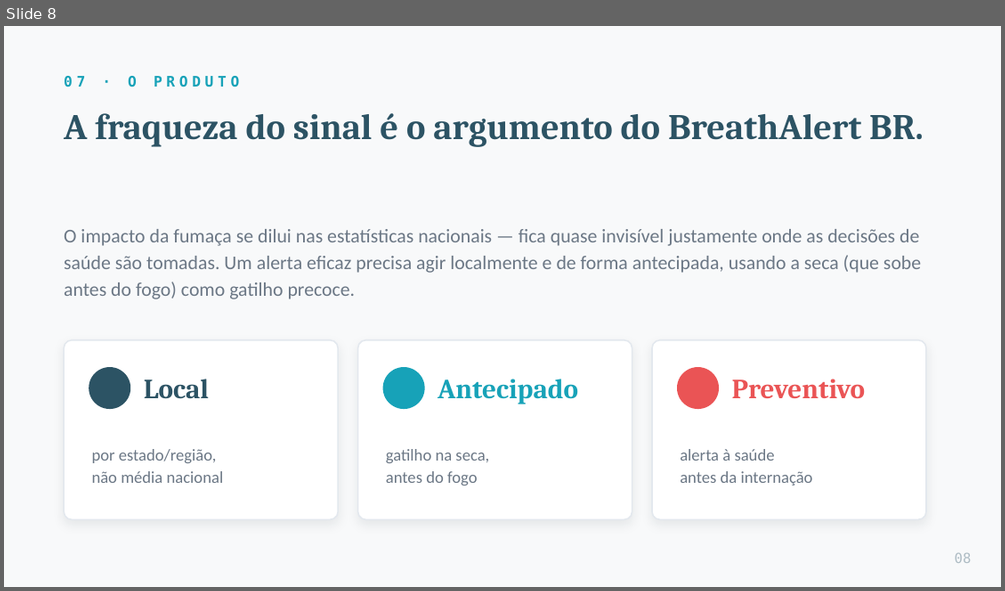
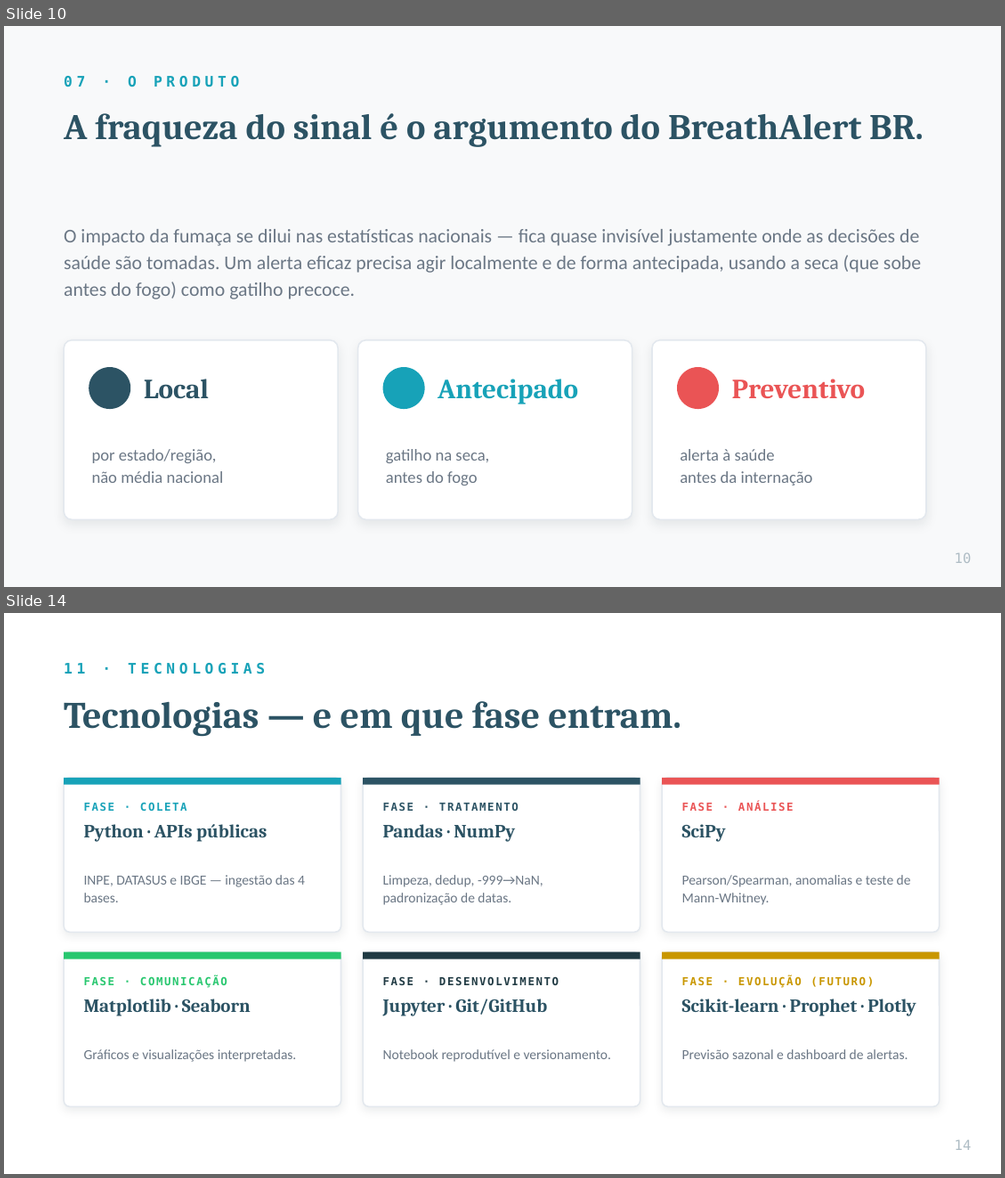
Before and after one commit to SauloSapucaia/BreathAlert_BR, a slide deck: pitch/BreathAlert_Pitch.pptx. Shown one above the other, each under a label of ours: slide 8 before the commit, slides 10 and 14 after it; the slides between them are not shown. The pictures are 1005x591 and 1005x1178 pixels, drawn with LibreOffice and Linux fonts; fonts in the diff are those of the drawing. Boxes give left, top, right and bottom in pixels: in the first picture for what was removed or moved away, otherwise in the second. Text is boxed around its words. In the diff, an @@ line names an element or a change of style, - is before the commit and + after.

```diff
--- a/pitch/BreathAlert_Pitch.pptx
+++ b/pitch/BreathAlert_Pitch.pptx
@@ slide 14 added at bbox=[4, 613, 1001, 1174], background #FFFFFF @@
@@ text added at bbox=[64, 663, 265, 674], 10.5 pt, text #17A2B8, bold @@
+11 · TECNOLOGIAS
@@ text added at bbox=[64, 701, 681, 737], 27 pt, text #2C5364, bold @@
+Tecnologias — e em que fase entram.
@@ rounded rectangle added at bbox=[64, 778, 341, 932], fill #FFFFFF, outline #E3E8EE 1 pt @@
@@ rectangle added at bbox=[64, 778, 341, 785], fill #17A2B8 @@
@@ rounded rectangle added at bbox=[363, 778, 640, 932], fill #FFFFFF, outline #E3E8EE 1 pt @@
@@ rectangle added at bbox=[363, 778, 640, 785], fill #2C5364 @@
@@ rounded rectangle added at bbox=[662, 778, 939, 932], fill #FFFFFF, outline #E3E8EE 1 pt @@
@@ rectangle added at bbox=[662, 778, 939, 785], fill #EA5455 @@
@@ text added at bbox=[84, 802, 187, 811], 8 pt, text #17A2B8, bold @@
+FASE · COLETA
@@ text added at bbox=[84, 824, 267, 842], 13.5 pt, text #2C5364, bold @@
+Python · APIs públicas
@@ text added at bbox=[383, 802, 518, 811], 8 pt, text #2C5364, bold @@
+FASE · TRATAMENTO
@@ text added at bbox=[383, 824, 515, 842], 13.5 pt, text #2C5364, bold @@
+Pandas · NumPy
@@ text added at bbox=[682, 803, 793, 811], 8 pt, text #EA5455, bold @@
+FASE · ANÁLISE
@@ text added at bbox=[682, 824, 726, 842], 13.5 pt, text #2C5364, bold @@
+SciPy
@@ text added at bbox=[84, 875, 305, 902], 10 pt, text #6B7785 @@
+INPE, DATASUS e IBGE — ingestão das 4 bases.
@@ text added at bbox=[383, 875, 543, 905], 10 pt, text #6B7785 @@
+Limpeza, dedup, -999→NaN, padronização de datas.
@@ text added at bbox=[682, 875, 911, 905], 10 pt, text #6B7785 @@
+Pearson/Spearman, anomalias e teste de Mann-Whitney.
@@ rounded rectangle added at bbox=[64, 952, 341, 1106], fill #FFFFFF, outline #E3E8EE 1 pt @@
@@ rectangle added at bbox=[64, 952, 341, 959], fill #28C76F @@
@@ rounded rectangle added at bbox=[363, 952, 640, 1106], fill #FFFFFF, outline #E3E8EE 1 pt @@
@@ rectangle added at bbox=[363, 952, 640, 959], fill #203A43 @@
@@ rounded rectangle added at bbox=[662, 952, 939, 1106], fill #FFFFFF, outline #E3E8EE 1 pt @@
@@ rectangle added at bbox=[662, 952, 939, 959], fill #C99700 @@
@@ text added at bbox=[84, 976, 227, 988], 8 pt, text #28C76F, bold @@
+FASE · COMUNICAÇÃO
@@ text added at bbox=[383, 976, 558, 985], 8 pt, text #203A43, bold @@
+FASE · DESENVOLVIMENTO
@@ text added at bbox=[682, 976, 874, 988], 8 pt, text #C99700, bold @@
+FASE · EVOLUÇÃO (FUTURO)
@@ text added at bbox=[84, 998, 251, 1016], 13.5 pt, text #2C5364, bold @@
+Matplotlib · Seaborn
@@ text added at bbox=[383, 998, 547, 1016], 13.5 pt, text #2C5364, bold @@
+Jupyter · Git/GitHub
@@ text added at bbox=[682, 998, 915, 1016], 13.5 pt, text #2C5364, bold @@
+Scikit-learn · Prophet · Plotly
@@ text added at bbox=[84, 1049, 297, 1062], 10 pt, text #6B7785 @@
+Gráficos e visualizações interpretadas.
@@ text added at bbox=[383, 1049, 611, 1062], 10 pt, text #6B7785 @@
+Notebook reprodutível e versionamento.
@@ text added at bbox=[682, 1049, 907, 1059], 10 pt, text #6B7785 @@
+Previsão sazonal e dashboard de alertas.
@@ text added at bbox=[955, 1140, 971, 1150], 10 pt, text #AEBCC4 @@
+14
@@ what was slide 8 is now slide 10 @@
@@ slide 10 changed as well @@
@@ text at bbox=[955, 553, 971, 563]: text changed @@
-08
+10
```
Also in this commit, not shown: 8 other slides changed, 6 other slides added, 2 other files.
